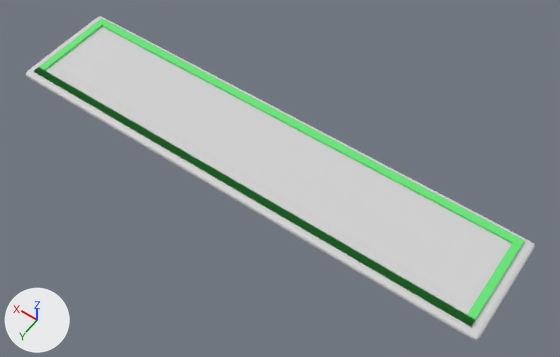
An edit to the Blender file RGA/projektnaRGA/Assets/blend/tablica.blend, drawn before and after from the same camera.
One viewpoint serves both versions: a 50 mm camera at (-3.52, 6.55, 10.04) aimed at (1.12, 0.04, -0.19). The lights are fixed; the arrows at lower left show +X, +Y and +Z.

Before the edit, the objects in view are built like this:
```python
me_plane = bpy.data.meshes.new('Plane')
me_plane.from_pydata(...)  # 32 vertices, 30 faces; spans x -1.0..1.0, y -1.0..1.0, z 0.0..0.13
me_plane.materials.append(mat_tablicawhite)  # light grey #d4d4d4
me_plane_001 = bpy.data.meshes.new('Plane.001')
me_plane_001.from_pydata(...)  # 40 vertices, 44 faces; spans x -1.0..1.0, y -29.8..1.0, z -0.1..0.0
me_plane_001.materials.append(mat_robgreen)  # green #66e777
ob_rob = bpy.data.objects.new('rob', me_plane_001)
ob_rob.location = (1.63, 0.78, 0.17)
ob_rob.scale = (4.38, 0.0573, 0.6)
ob_tablica = bpy.data.objects.new('tablica', me_plane)
ob_tablica.location = (1.63, -0.03, 0.0)
ob_tablica.scale = (4.56, 1.0, 1.0)
_m = ob_tablica.modifiers.new('Subdivision', 'SUBSURF')
_m.levels = 3
_m.render_levels = 3
```
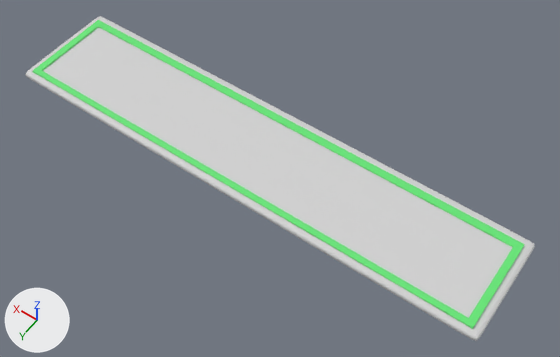
The change, as a diff of the scene's bpy script:
```diff
--- a/RGA/projektnaRGA/Assets/blend/tablica.blend.py
+++ b/RGA/projektnaRGA/Assets/blend/tablica.blend.py
@@ me_plane_001 @@
 # used by ob_rob; location = (1.63, 0.78, 0.17); scale = (4.38, 0.0573, 0.6)
-me_plane_001.from_pydata(...)  # 40 vertices, 44 faces; spans x -1.0..1.0, y -29.8..1.0, z -0.1..0.0
+me_plane_001.from_pydata(...)  # 32 vertices, 30 faces; spans x -1.0..1.0, y -31.6..1.0, z -1.0..1.0
+# me_plane_001 part 1: the loose piece of 32 vertices spanning x -1.0..1.0, y -29.8..1.0, z -0.1..0.0 is rebuilt with 32 vertices and now spans x -1.0..1.0, y -31.6..1.0, z -1.0..1.0
+# me_plane_001 part 2: the loose piece of 8 vertices spanning x -1.0..1.0, y -1.0..1.0, z -0.1..0.0 is deleted
 me_plane_001.materials.append(mat_robgreen)
@@ ob_rob @@
 ob_rob = bpy.data.objects.new('rob', me_plane_001)
-ob_rob.location = (1.63, 0.78, 0.17)
-ob_rob.scale = (4.38, 0.0573, 0.6)
+ob_rob.location = (1.63, 0.8, 0.14)
+ob_rob.scale = (4.42, 0.0526, 0.018)
```

Changed parts and their boxes (x1, y1, x2, y2) in the pictures (560 x 357 px):
'rob', reshaped, moved, rescaled
    before: (34, 18, 525, 327)
    after: (32, 20, 525, 329)
part 1 of me_plane_001, rebuilt
    before: (34, 18, 525, 326)
    after: (32, 20, 525, 329)
part 2 of me_plane_001, deleted (green)
    before: (34, 67, 475, 327)
